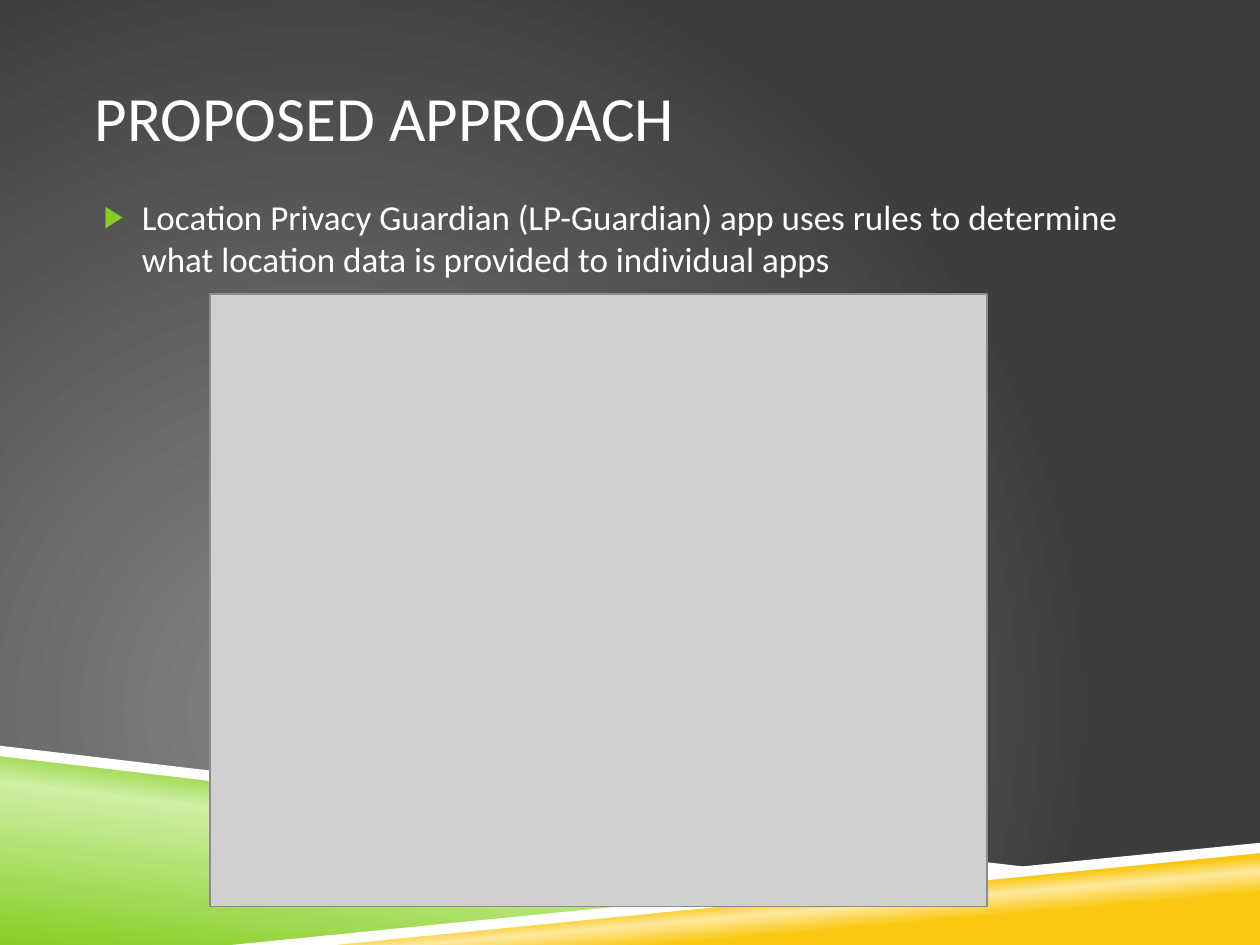
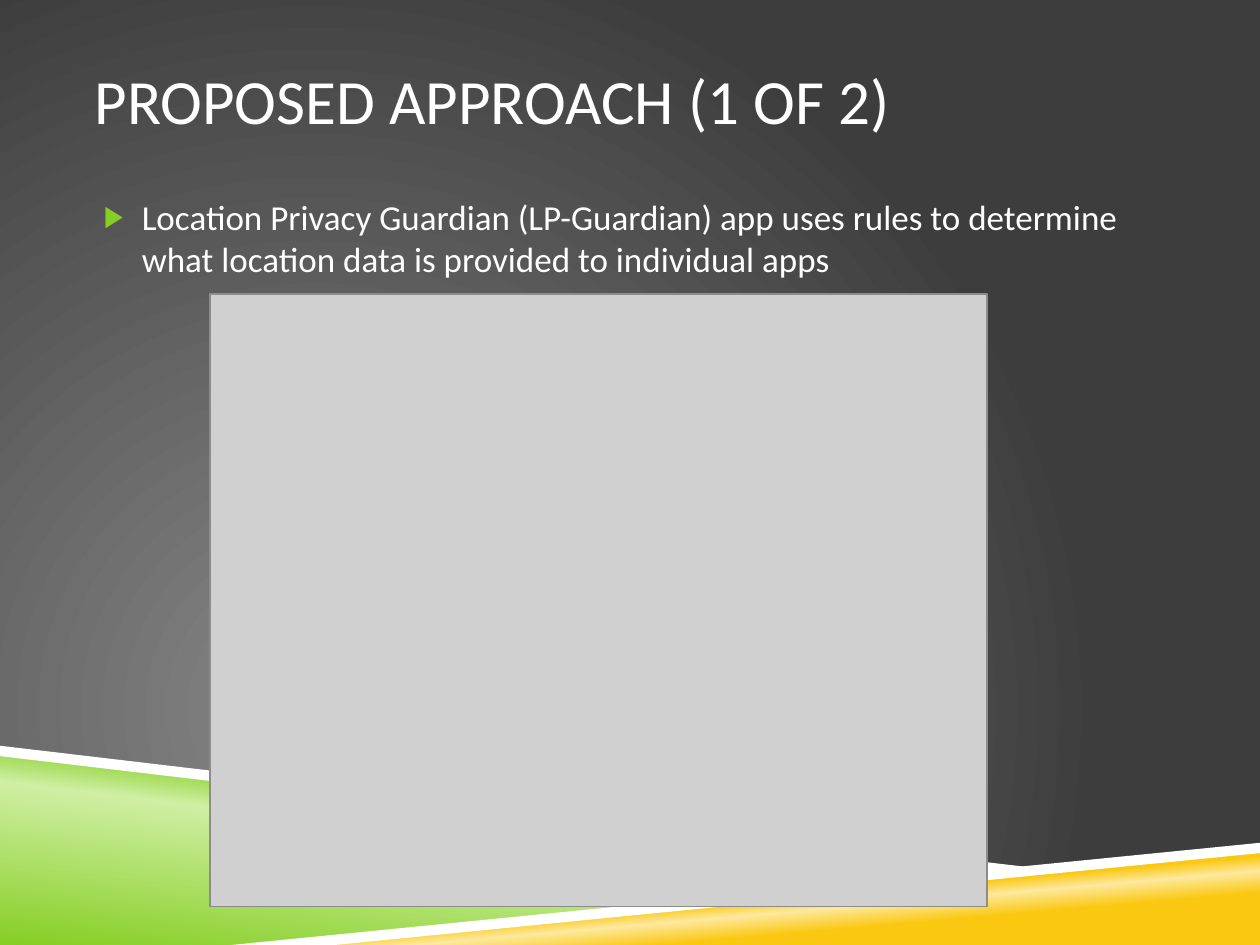
Before and after one commit to vfasburg/cse_825, a slide deck: slide 4 of PaperPresentation/Paper_Presentation_Fasburg_Reiff_Thomas.pptx. Drawn at 1260x945 pixels with LibreOffice and Linux fonts; fonts in the diff are those of the drawing; grey boxes stand for pictures; background and template pictures are left out. Boxes give left, top, right and bottom in pixels: in the first picture for what was removed or moved away, otherwise in the second. Text is boxed around its words. In the diff, an @@ line names an element or a change of style, - is before the commit and + after.

Commit message:
added to proposed approach slides

```diff
--- a/PaperPresentation/Paper_Presentation_Fasburg_Reiff_Thomas.pptx
+++ b/PaperPresentation/Paper_Presentation_Fasburg_Reiff_Thomas.pptx
@@ title at [94,78,889,133]: text changed @@
-PROPOSED APPROACH
+PROPOSED APPROACH (1 OF 2)
```
Also in this commit, not shown: 1 slide added.
